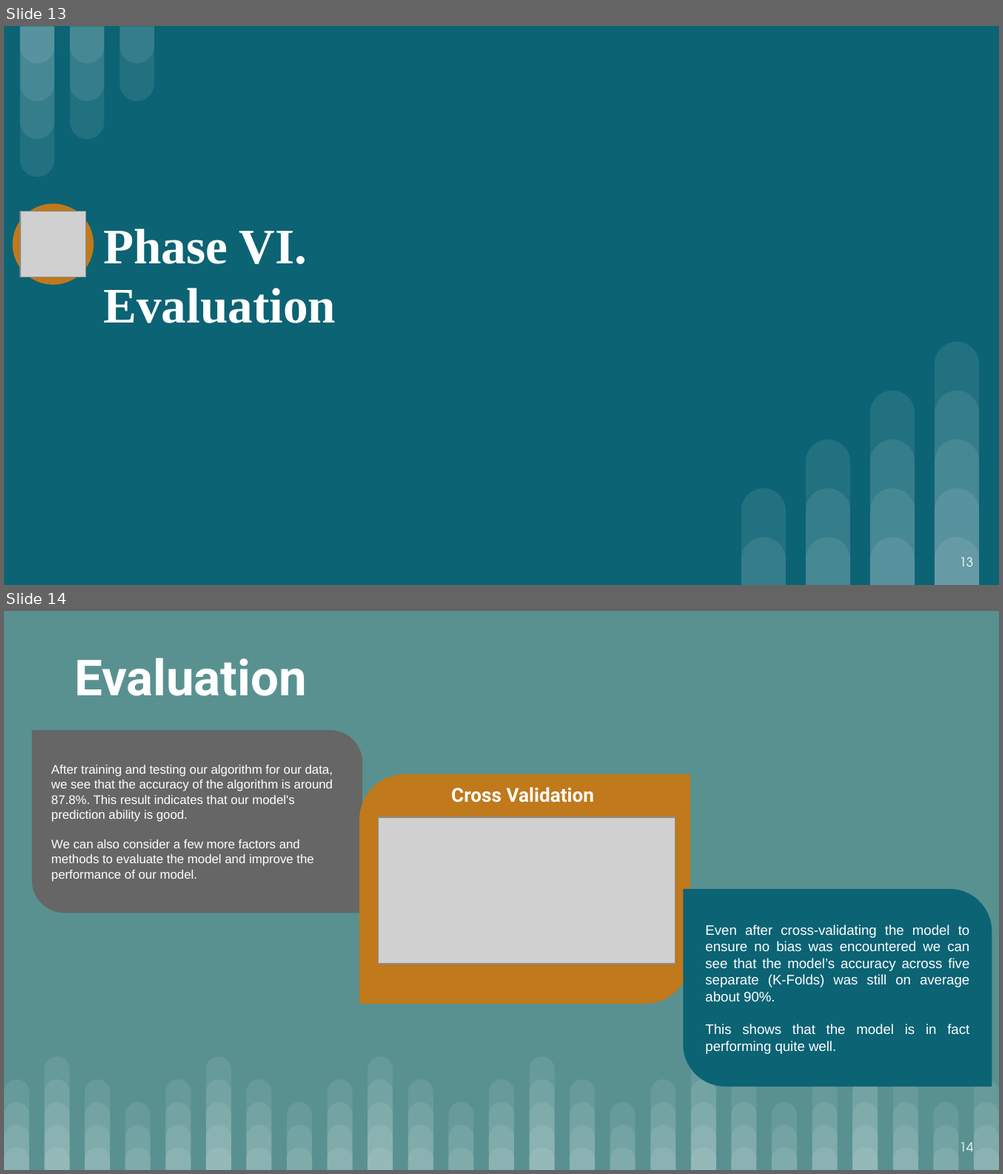
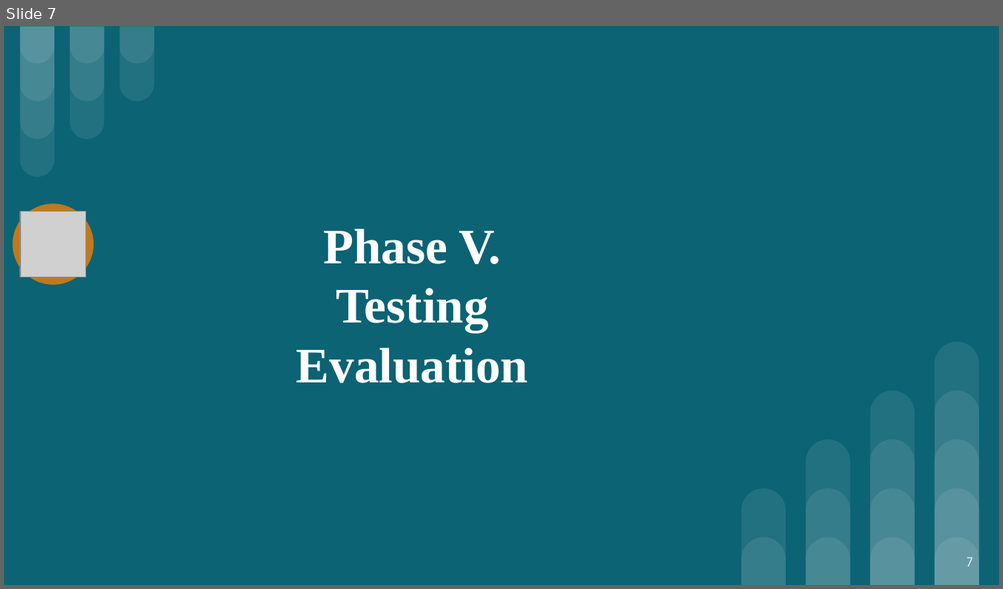
Before and after one commit to dkm2bd/UVA_DSI_CS5010_capstone1, a slide deck: UVA.Capstone1_webscrapper_final_report.pptx. Shown one above the other, each under a label of ours: slides 13 and 14 before the commit, slide 7 after it. The pictures are 1003x1174 and 1003x589 pixels, drawn with LibreOffice and Linux fonts; fonts in the diff are those of the drawing; grey boxes stand for pictures. Boxes give left, top, right and bottom in pixels: in the first picture for what was removed or moved away, otherwise in the second. Text is boxed around its words. In the diff, an @@ line names an element or a change of style, - is before the commit and + after.

```diff
--- a/UVA.Capstone1_webscrapper_final_report.pptx
+++ b/UVA.Capstone1_webscrapper_final_report.pptx
@@ slide 14 removed at [4,611,999,1170], background #599191 @@
@@ text removed at [74,658,307,696] @@
-Evaluation
@@ round diag rect removed at [32,730,362,914] @@
-After training and testing our algorithm for our data, we see that the accuracy of the algorithm is around 87.8%. This result indicates that our model's prediction ability is good.
-We can also consider a few more factors and methods to evaluate the model and improve the performance of our model.
@@ round diag rect removed at [359,774,689,1004] @@
@@ text removed at [451,787,594,803] @@
-Cross Validation
@@ picture removed at [378,818,674,964] @@
@@ round diag rect removed at [683,889,992,1088] @@
-Even after cross-validating the model to ensure no bias was encountered we can see that the model’s accuracy across five separate (K-Folds) was still on average about 90%.
-This shows that the model is in fact performing quite well.
@@ page number removed at [959,1142,973,1152] @@
-14
@@ group removed at [4,1056,999,1170]: 100 round same rects @@
@@ what was slide 13 is now slide 7 @@
@@ slide 7 changed as well @@
@@ title at [296,229,528,383]: text changed @@
-Phase VI.
-Evaluation
+Phase V.
+Testing
+Evaluation
@@ page number at [966,557,973,567]: text changed @@
-13
+7
```
Also in this commit, not shown: 7 other slides changed, 8 other slides removed.
